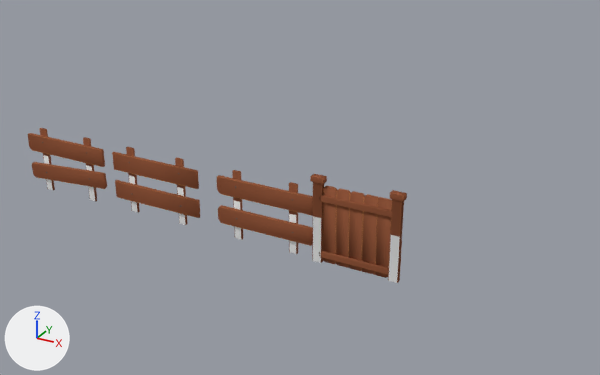
An edit to the Blender file pagar/1. File/pagar.blend, drawn before and after from the same camera.
Both versions are drawn from a 50 mm lens placed at (26.4, -29.4, 18.6), pointed at (9.5, 1.4, 3.2). Every picture has the same lights, and +X, +Y and +Z are marked at lower left.
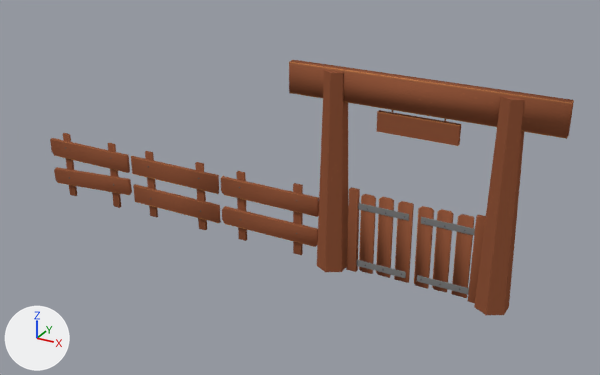
What changed in the scene script:
```text
Change me_cube_002:
    where me_cube_002.from_pydata(...)  # 24 vertices, 22 faces; spans x -0.63..0.63, y -1.0..1.0, z -5.23..5.23
    used by ob_cube_001; location = (3.03, 0.93, 1.78); rotation_euler = (0.0, 3.142, 0.0), in degrees (0, 180, 0); scale = (0.338, 0.0716, 0.339)
    me_cube_002 part 1: texture (UV) coordinates of 1 of 22 faces, centred in x 0.0, y -1.0, z 0.0, changed; they spanned u 0.29..0.55, v 0.97..0.99 and now span u 0.13..0.39, v 0.97..0.99
Change me_cube_005:
    where me_cube_005.from_pydata(...)  # 24 vertices, 22 faces; spans x -0.63..0.63, y -1.0..1.0, z -5.23..5.23
    used by ob_cube_004; location = (9.41, 0.93, 1.78); rotation_euler = (0.0, 3.142, 0.0), in degrees (0, 180, 0); scale = (0.338, 0.0716, 0.339)
    me_cube_005 part 2: texture (UV) coordinates of 1 of 22 faces, centred in x 0.0, y -1.0, z 0.0, changed; they spanned u 0.29..0.55, v 0.97..0.99 and now span u 0.13..0.39, v 0.97..0.99
Change me_cube_009:
    where me_cube_009.from_pydata(...)  # 24 vertices, 22 faces; spans x -0.63..0.63, y -1.0..1.0, z -5.23..5.23
    used by ob_cube_008; location = (-2.9, 0.93, 1.78); rotation_euler = (0.0, 3.142, 0.0), in degrees (0, 180, 0); scale = (0.338, 0.0716, 0.339)
    me_cube_009 part 3: texture (UV) coordinates of 1 of 22 faces, centred in x 0.0, y -1.0, z 0.0, changed; they spanned u 0.29..0.55, v 0.97..0.99 and now span u 0.13..0.39, v 0.97..0.99
Change me_cube_013:
    used by ob_cube_012; location = (14.59, 0.76, 2.33); rotation_euler = (0.0, 3.142, 0.0), in degrees (0, 180, 0); scale = (0.338, 0.0716, 0.339)
    remove me_cube_013.from_pydata(...)  # 48 vertices, 46 faces; spans x -0.97..0.97, y -2.39..2.39, z -5.67..6.88
    add me_cube_013.from_pydata(...)  # 24 vertices, 22 faces; spans x -0.7..0.7, y -1.51..1.51, z -4.94..6.88
    me_cube_013 part 4
    24 vertices are removed from x -0.97..0.97, y -2.39..2.39, z -5.67..-4.94
    29 faces are deleted
    12 vertices move from x -0.7..0.7, y -1.51..1.51, z -4.94 to x -0.6..0.6, y -1.51..1.51, z -4.94
    5 new faces join them
    me_cube_013 part 5: 1 kept faces spanning x -0.61..0.61, y -1.51, z -4.94..6.88 get new texture (UV) coordinates
Change ob_cube:
    ob_cube.location: (1.54, 0.8, 2.83) -> (2.74, 0.8, 2.83)
Change ob_cube_001:
    ob_cube_001.location: (3.03, 0.93, 1.78) -> (4.23, 0.93, 1.78)
Change ob_cube_004:
    ob_cube_004.location: (9.41, 0.93, 1.78) -> (9.65, 0.93, 1.78)
Change ob_cube_007:
    ob_cube_007.location: (-4.39, 0.8, 2.83) -> (-2.74, 0.8, 2.83)
Change ob_cube_008:
    ob_cube_008.location: (-2.9, 0.93, 1.78) -> (-1.25, 0.93, 1.78)
Change ob_cube_010:
    ob_cube_010.location: (-4.39, 0.8, 2.83) -> (-2.74, 0.8, 2.83)
Change ob_cube_011:
    ob_cube_011.location: (12.66, 0.8, 1.94) -> (14.94, 0.8, 1.97)
Change ob_cube_012:
    ob_cube_012.location: (14.59, 0.76, 2.33) -> (18.25, 0.76, 2.33)
    remove _m = ob_cube_012.modifiers.new('Array', 'ARRAY')
    remove _m.relative_offset_displace = (5.8, 0.0, 0.0)
Change ob_cube_015:
    ob_cube_015.location: (13.33, 0.8, 1.94) -> (17.59, 0.8, 1.97)
Change ob_cube_016:
    ob_cube_016.location: (14.0, 0.8, 1.96) -> (16.7, 0.8, 1.99)
Change ob_cube_017:
    ob_cube_017.location: (12.64, 0.72, 0.44) -> (14.09, 0.75, 0.44)
    ob_cube_017.scale: (0.338, 0.0716, 0.287) -> (0.338, 0.0207, 0.287)
Add ob_cube_021:
    ob_cube_021 = bpy.data.objects.new('Cube.021', me_cube_024)  # a box spanning x -0.69..0.69, y -0.19..0.19, z -5.86..5.86
    ob_cube_021.location = (15.3, 0.72, 8.64)
    ob_cube_021.rotation_euler = (0.0, 1.571, 0.0)  # degrees (0, 90, 0)
Add ob_cube_020:
    ob_cube_020 = bpy.data.objects.new('Cube.020', me_cube_023)  # 24 vertices, 22 faces; spans x -0.7..0.7, y -1.51..1.51, z -4.94..6.88
    ob_cube_020.location = (12.55, 0.76, 2.33)
    ob_cube_020.rotation_euler = (0.0, 3.142, 0.0)  # degrees (0, 180, 0)
    ob_cube_020.scale = (0.338, 0.0716, 0.339)
Add ob_cube_019:
    ob_cube_019 = bpy.data.objects.new('Cube.019', me_cube_022)  # 24 vertices, 22 faces; spans x -0.45..0.45, y -1.0..1.0, z -3.17..5.21; modifiers ARRAY
    ob_cube_019.location = (17.17, 0.75, 0.44)
    ob_cube_019.rotation_euler = (0.0, 4.712, 0.0)  # degrees (0, 270, 0)
    ob_cube_019.scale = (0.338, 0.0207, 0.287)
Add ob_cube_018:
    ob_cube_018 = bpy.data.objects.new('Cube.018', me_cube_015.copy())  # the mesh of ob_cube_014
    ob_cube_018.location = (15.86, 0.8, 1.94)
    ob_cube_018.rotation_euler = (0.0, 3.142, 0.0)  # degrees (0, 180, 0)
    ob_cube_018.scale = (0.728, 0.728, 0.728)
Add ob_cylinder_001:
    ob_cylinder_001 = bpy.data.objects.new('Cylinder.001', me_cylinder_002)  # a 16-sided cylinder along z spanning x -1.0..1.0, y -1.0..1.0, z -1.0..4.19; modifiers MIRROR
    ob_cylinder_001.location = (14.17, 0.72, 7.74)
    ob_cylinder_001.scale = (0.0343, 0.0343, 0.0666)
Add ob_cube_024:
    ob_cube_024 = bpy.data.objects.new('Cube.024', me_cube)  # a box spanning x -1.76..1.76, y -0.1..0.1, z -0.43..0.43
    ob_cube_024.location = (15.3, 0.72, 7.31)
Add ob_cylinder:
    ob_cylinder = bpy.data.objects.new('Cylinder', me_cylinder)  # 12 vertices, 7 faces; spans x -0.87..0.87, y -1.0..1.0, z -1.0..1.89; modifiers MIRROR
    ob_cylinder.location = (11.57, 0.73, 3.17)
    ob_cylinder.scale = (0.732, 0.732, 3.19)
```

Changed parts and their boxes (x1, y1, x2, y2) in the pictures (600 x 375 px):
'Cylinder', added: after (317, 70, 524, 315)
'Cube.021', added: after (289, 60, 574, 139)
'Cube', moved: before (112, 152, 200, 218); after (131, 156, 221, 223)
'Cube.012', reshaped, moved, modifiers changed (81% narrower, 19% shorter): before (310, 174, 407, 283); after (468, 215, 486, 303)
'Cube.015', moved: before (361, 194, 378, 275); after (451, 214, 474, 298)
'Cube.016', moved: before (375, 197, 392, 278); after (432, 209, 454, 293)
'Cube.011', moved: before (348, 191, 365, 271); after (394, 201, 414, 283)
'Cube.024', added: after (376, 110, 461, 146)
'Cube.007', moved: before (28, 133, 105, 167); after (50, 138, 130, 173)
'Cube.010', moved: before (32, 162, 107, 189); after (54, 167, 132, 195)
'Cube.017', moved, rescaled (28% narrower, 6% shorter): before (319, 195, 392, 275); after (357, 203, 409, 278)
'Cube.018', added: after (414, 206, 434, 289)
'Cube.001', surface changed, moved: before (126, 147, 188, 225); after (145, 151, 207, 230)
'Cube.020', added: after (346, 187, 360, 272)
'Cube.008', surface changed, moved: before (40, 128, 97, 202); after (63, 133, 121, 208)
'Cube.004', surface changed, moved: before (232, 170, 298, 254); after (236, 171, 303, 255)
'Cube.019', added: after (417, 217, 475, 294)
part 1 of me_cube_002, surface changed: before (126, 148, 185, 225); after (145, 152, 205, 230)
part 2 of me_cube_005, surface changed: before (233, 171, 296, 254); after (237, 172, 301, 255)
part 3 of me_cube_009, surface changed: before (40, 129, 95, 201); after (63, 134, 119, 208)
part 4 of me_cube_013, cut back: before (310, 174, 407, 283); after (468, 215, 486, 298)
part 5 of me_cube_013, surface changed: before (313, 182, 402, 283); after (468, 217, 485, 303)
